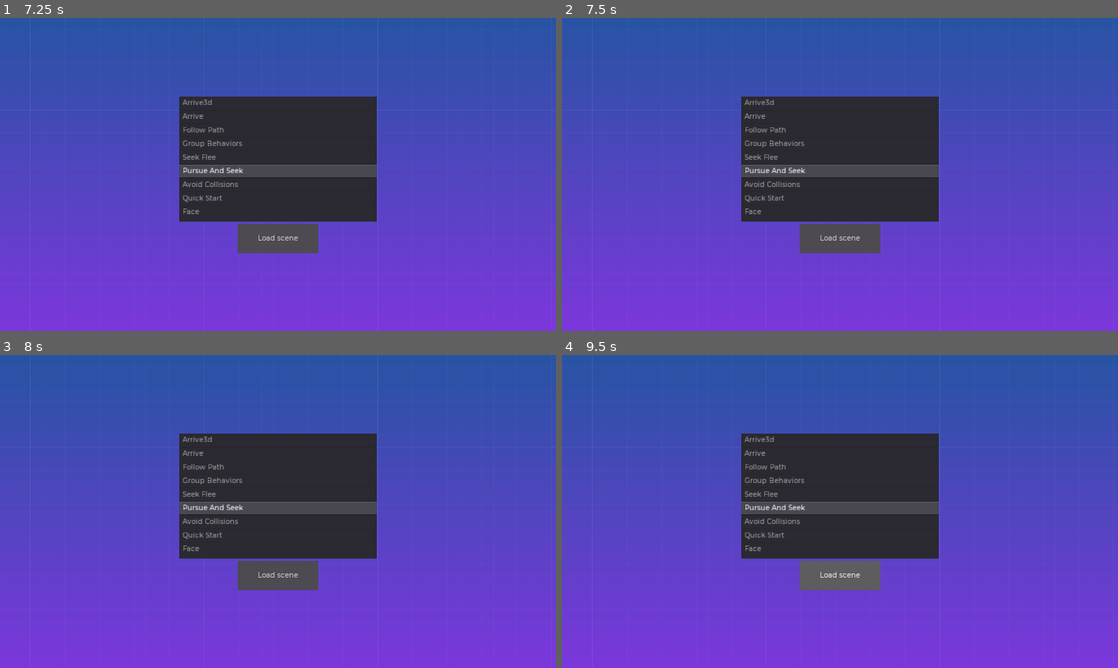
Above: before the commit, frames 1-4 (two rows, left to right).
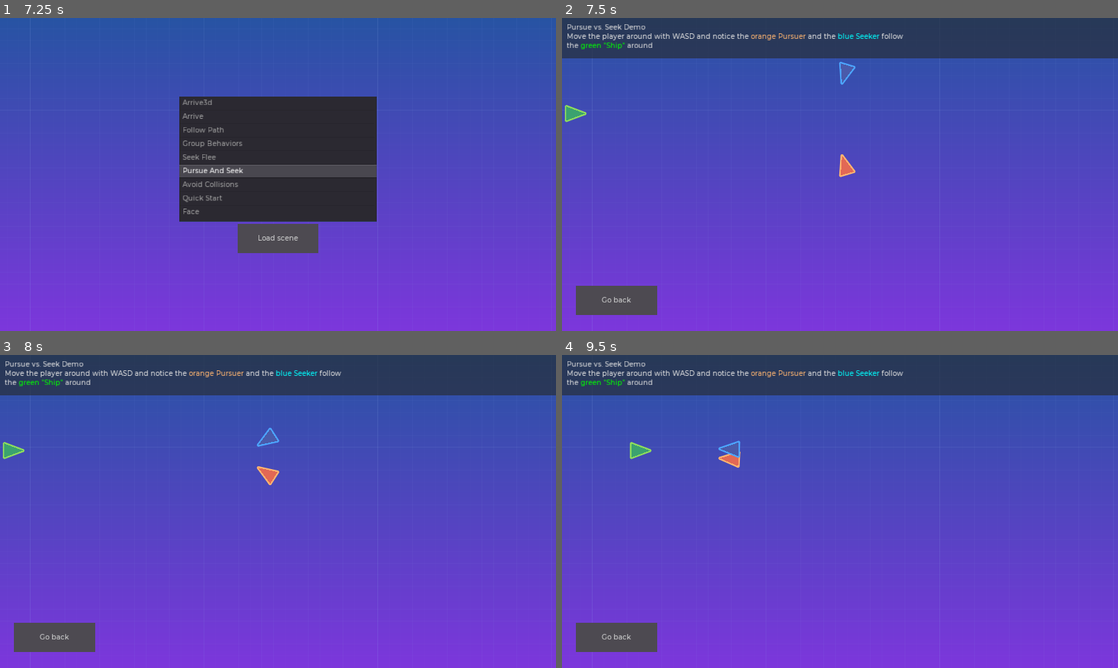
Above: after the commit, the same moments.

Repository: GDQuest/godot-steering-ai-framework
Game: Godot game, scene res://demos/DemoSelector.tscn
Same seed, same stepped clock (60 frames per second), same inputs: the game is played once before the commit and once after it.
Inputs (mouse positions are in pixels of both pictures, inside the frame that each line leads up to):
- Up to frame 1 (7.25 s): tap Enter at 0.5, 4.25 s; move the mouse to (400, 158) at 0.52 s; hold D (sf_right) 0.53-1.25 s; click (400, 158) at 0.67 s; click "Load scene" at 1.25 s; click "Go back" at 2 s; tap Space at 2.75 s; drag from (166, 190) to (250, 237) at 2.77 s; move the mouse to (333, 105) at 3.52 s; hold D (sf_right) 3.53-4.25 s; drag from (250, 237) to (111, 127) at 4.27 s; move the mouse to (444, 221) at 5.02 s; hold A (sf_left) 5.03-5.75 s; drag from (111, 127) to (194, 96) at 5.77 s; move the mouse to (305, 174) at 6.52 s; hold S (sf_down) from 6.53 s (still down); click (305, 174) at 6.67 s
- Up to frame 2 (7.5 s): release S (sf_down) at 7.25 s; tap Space at 7.25 s; drag from (756, 96) to (728, 190) at 7.27 s
- Up to frame 3 (8 s): no input
- Up to frame 4 (9.5 s): move the mouse to (962, 495) at 8.02 s; hold W (sf_up) 8.03-8.75 s; drag from (728, 527) to (812, 574) at 8.77 s

Frame 1 is identical in both runs. In frame 2, 30% of the frame differs, in the area x 0-100%, y 0-95%; in frame 3, 30%; in frame 4, 30%.

Commit message:
Fixed error when double clicking an item in the DemoPicker

Diff:
--- a/project/demos/DemoPickerUI.gd
+++ b/project/demos/DemoPickerUI.gd
@@ -15,7 +15,7 @@
 	# warning-ignore:return_value_discarded
 	list.connect("demo_selected", self, "set_demo_path")
 	# warning-ignore:return_value_discarded
-	list.connect("item_activated", self, "emit_signal", ["demo_requested"])
+	list.connect("item_activated", self, "_on_ItemList_item_activated")
 	# warning-ignore:return_value_discarded
 	button.connect("pressed", self, "emit_signal", ["demo_requested"])
 	demo_path = list.file_paths[0]
@@ -23,3 +23,7 @@
 
 func set_demo_path(value: String) -> void:
 	demo_path = value
+
+
+func _on_ItemList_item_activated(_index: int) -> void:
+	emit_signal("demo_requested")
Not shown, changed: CHANGELOG.md
